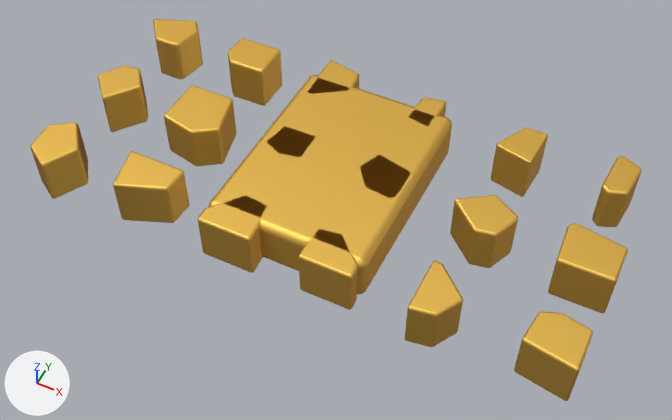
The Blender file assets/tiles/nine_rivers_tiles.blend: old version first, new version second.
Both versions are drawn from a 50 mm camera at (1.12, -2.24, 2.61) aimed at (0.05, -0.09, -0.09). Every picture has the same lights, and +X, +Y and +Z are marked at lower left. The picture after the commit comes second.

The older version as bpy lines, for what is in view:
```python
ob_shard_05 = bpy.data.objects.new('Shard_05', me_cube_024)
ob_shard_05.location = (1.0, 0.4, 0.0)
ob_shard_07 = bpy.data.objects.new('Shard_07', me_cube_026)
ob_shard_07.location = (-0.6, 0.0, 0.0)
ob_shard_10 = bpy.data.objects.new('Shard_10', me_cube_029)
ob_shard_10.location = (0.6, 0.0, 0.0)
ob_shard_11 = bpy.data.objects.new('Shard_11', me_cube_030)
ob_shard_11.location = (1.0, 0.0, 0.0)
ob_shard_13 = bpy.data.objects.new('Shard_13', me_cube_032)
ob_shard_13.location = (-0.6, -0.4, 0.0)
ob_shard_14 = bpy.data.objects.new('Shard_14', me_cube_033)
ob_shard_14.location = (-0.2, -0.4, 0.0)
ob_shard_16 = bpy.data.objects.new('Shard_16', me_cube_035)
ob_shard_16.location = (0.6, -0.4, 0.0)
ob_shard_17 = bpy.data.objects.new('Shard_17', me_cube_036)
ob_shard_17.location = (1.0, -0.4, 0.0)
ob_tile = bpy.data.objects.new('Tile', me_cube)
ob_tile.location = (0.0, 0.0, 0.0)
# also in view: 'Shard_12' at (-1.0, -0.4, 0.0); 'Shard_15' at (0.2, -0.4, 0.0); 'Shard_03' at (0.2, 0.4, 0.0); 'Shard_09' at (0.2, 0.0, 0.0); 'Shard_00' at (-1.0, 0.4, 0.0)
```
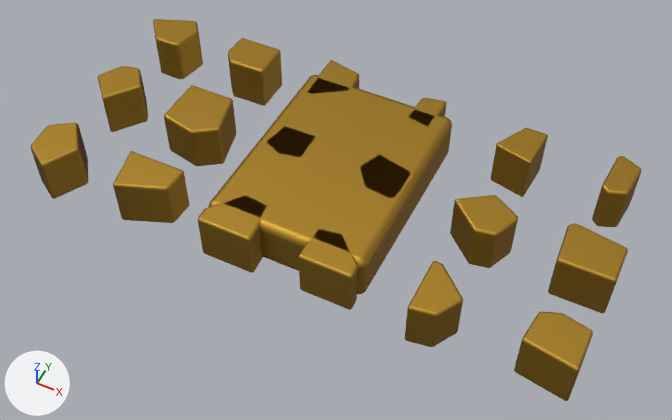
Boxes (x1, y1, x2, y2) around the edits, measured in the pictures (672 x 420 px):
'Tile', recoloured (orange to brown)
    both: (209, 75, 452, 294)
'Shard_11', recoloured (orange to brown)
    both: (548, 223, 628, 313)
'Shard_17', recoloured (orange to brown)
    both: (514, 312, 593, 401)
'Shard_07', recoloured (orange to brown)
    both: (164, 85, 236, 166)
'Shard_13', recoloured (orange to brown)
    both: (113, 151, 189, 223)
'Shard_10', recoloured (orange to brown)
    both: (450, 195, 518, 268)
'Shard_14', recoloured (orange to brown)
    both: (198, 196, 267, 273)
'Shard_15', recoloured (darker)
    both: (299, 229, 358, 310)
'Shard_16', recoloured (darker)
    both: (405, 261, 463, 347)
'Shard_12', recoloured (orange to brown)
    both: (30, 122, 88, 199)
'Shard_01', recoloured (orange to brown)
    both: (228, 38, 282, 106)
'Shard_04', recoloured (orange to brown)
    both: (491, 128, 548, 197)
'Shard_06', recoloured (orange to brown)
    both: (98, 66, 148, 132)
'Shard_00', recoloured (orange to brown)
    both: (153, 19, 203, 79)
'Shard_05', recoloured (darker)
    both: (592, 156, 641, 227)
'Shard_09', recoloured (darker)
    both: (360, 155, 414, 198)
'Shard_02', recoloured (orange to brown)
    both: (308, 60, 359, 94)
'Shard_08', recoloured (darker)
    both: (267, 126, 316, 157)
'Shard_03', recoloured (orange to brown)
    both: (409, 97, 446, 127)

What changed in the scene script:
```text
Change mat_nr_imperial_gold:
    where n6 = _N.new('ShaderNodeValToRGB'); n6.name = 'Color Ramp.001'
    remove n6.color_ramp.elements[0].position = 0.0; n6.color_ramp.elements[0].color = (1.0, 0.68, 0.147, 1.0)
    remove _e = n6.color_ramp.elements.new(0.9); _e.color = (0.392, 0.162, 0.0137, 1.0)
    add n6.color_ramp.elements[0].position = 0.0; n6.color_ramp.elements[0].color = (0.584, 0.356, 0.0497, 1.0)
    add _e = n6.color_ramp.elements.new(0.86); _e.color = (0.112, 0.0467, 0.00605, 1.0)
```
